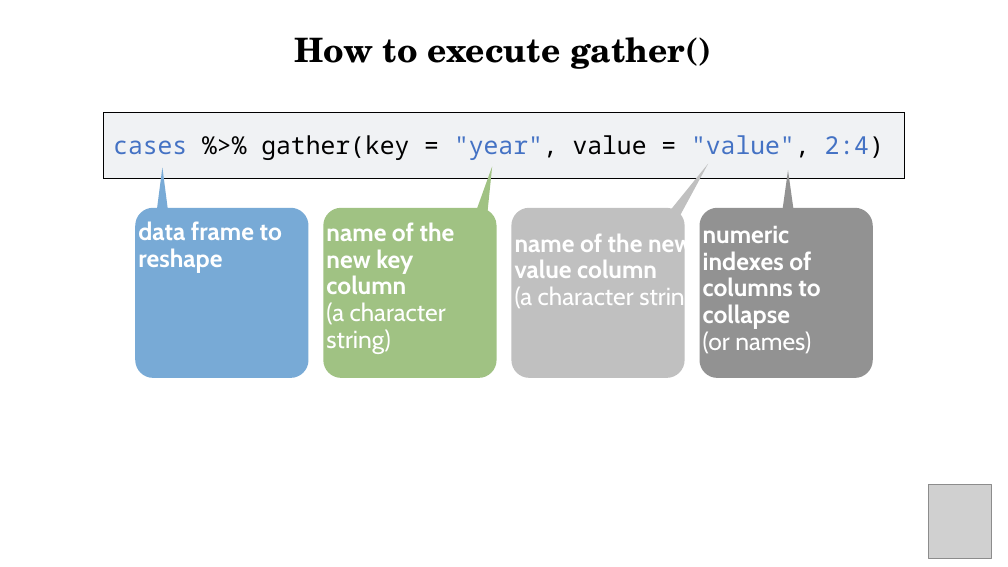
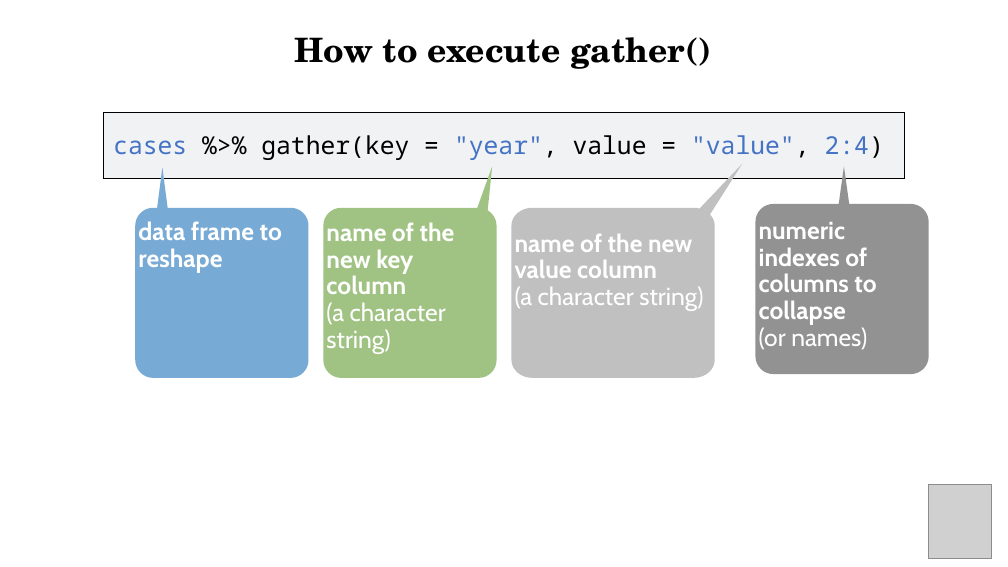
Before and after one commit to Ahmedbargheet/R-for-beginners_UiT, a slide deck: slide 49 of R_workshop_3.ppt (slide 47 before the commit). Drawn at 1008x567 pixels with LibreOffice and Linux fonts; fonts in the diff are those of the drawing; grey boxes stand for pictures. Boxes give left, top, right and bottom in pixels: in the first picture for what was removed or moved away, otherwise in the second. Text is boxed around its words. In the diff, an @@ line names an element or a change of style, - is before the commit and + after.

```diff
--- a/R_workshop_3.ppt
+++ b/R_workshop_3.ppt
@@ freeform shape "name of the new value ...": place and size @@
-freeform shape "name of the new value ..." at (511, 163, 708, 377)
+freeform shape "name of the new value ..." at (511, 163, 742, 377)
@@ freeform shape "numeric indexes of columns to ...": place and size @@
-freeform shape "numeric indexes of columns to ..." at (699, 170, 873, 378)
+freeform shape "numeric indexes of columns to ..." at (755, 166, 929, 374)
```
Also in this commit, not shown: 9 other slides changed, 2 slides added, 2 other files.
